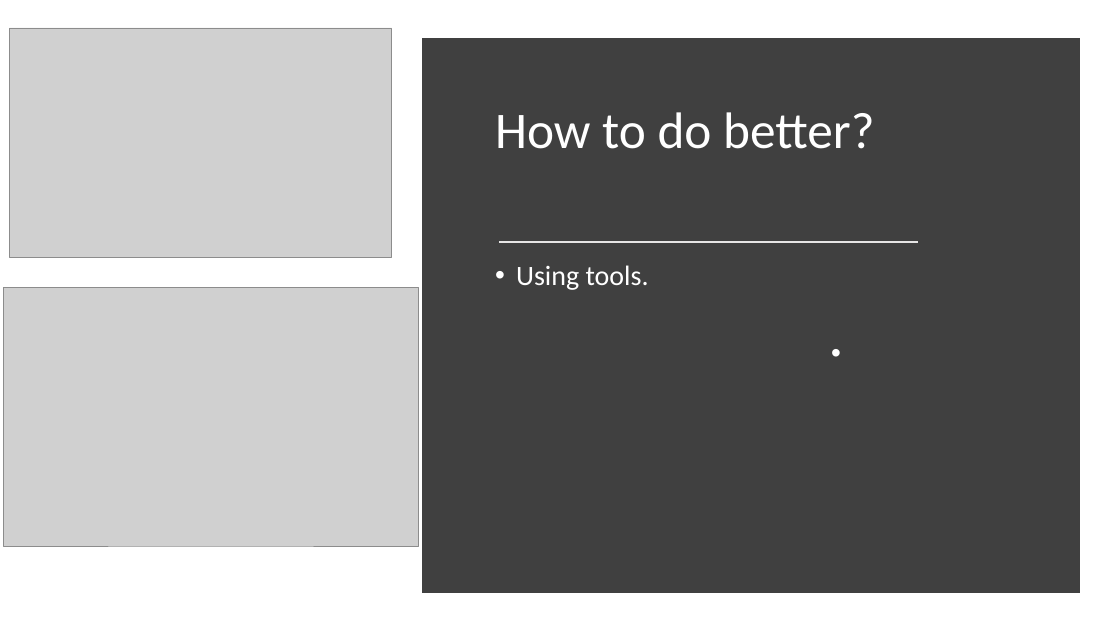
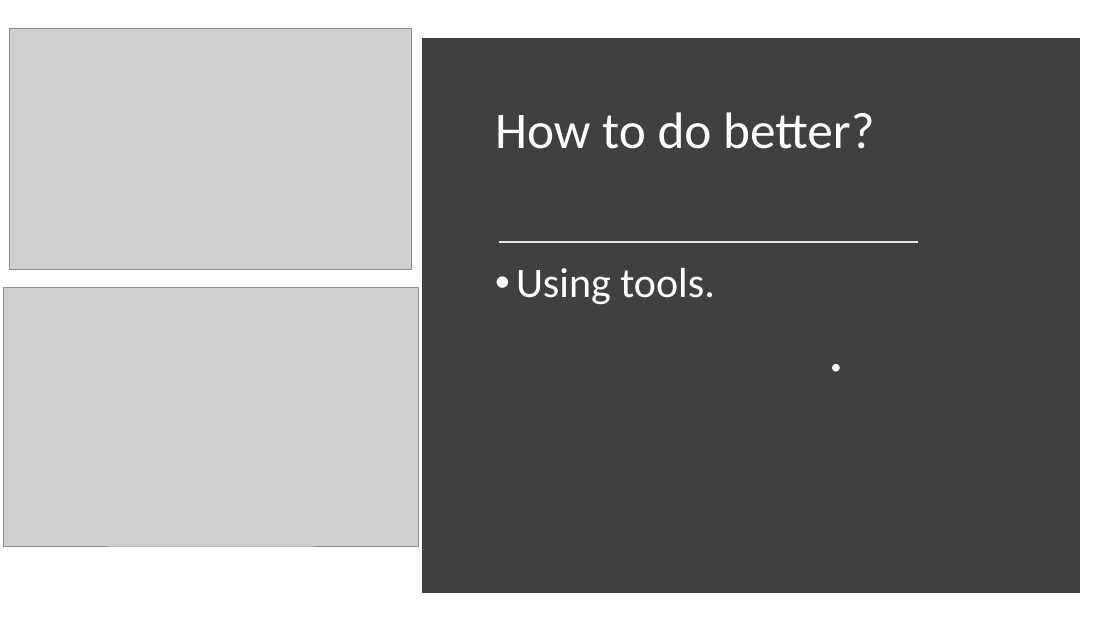
Before and after one commit to yangyaoi/Connect-Four-Project, a slide deck: slide 3 of Documents/Final Presentation/yao's part.pptx. Drawn at 1120x630 pixels with LibreOffice and Linux fonts; fonts in the diff are those of the drawing; grey boxes stand for pictures. Boxes give left, top, right and bottom in pixels: in the first picture for what was removed or moved away, otherwise in the second. Text is boxed around its words. In the diff, an @@ line names an element or a change of style, - is before the commit and + after.

Commit message:
fixed

```diff
--- a/Documents/Final Presentation/yao's part.pptx
+++ b/Documents/Final Presentation/yao's part.pptx
@@ picture: place and size @@
-picture at (10, 28, 392, 257)
+picture at (10, 28, 412, 269)
@@ text "Using tools." at (516, 268, 715, 304): size 24 to 36 pt @@
```
